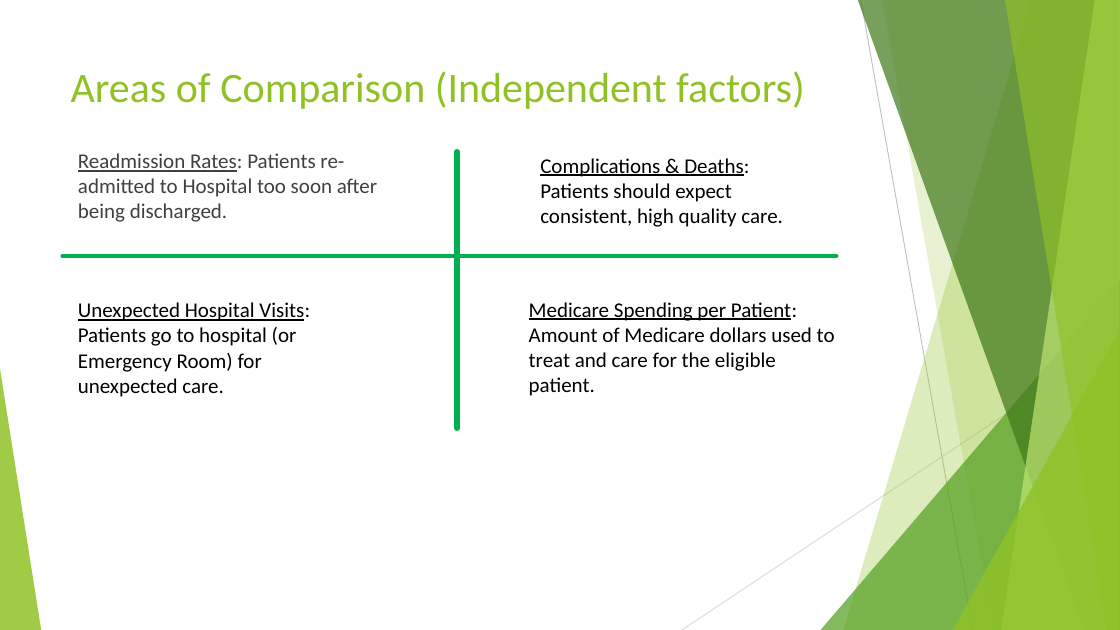
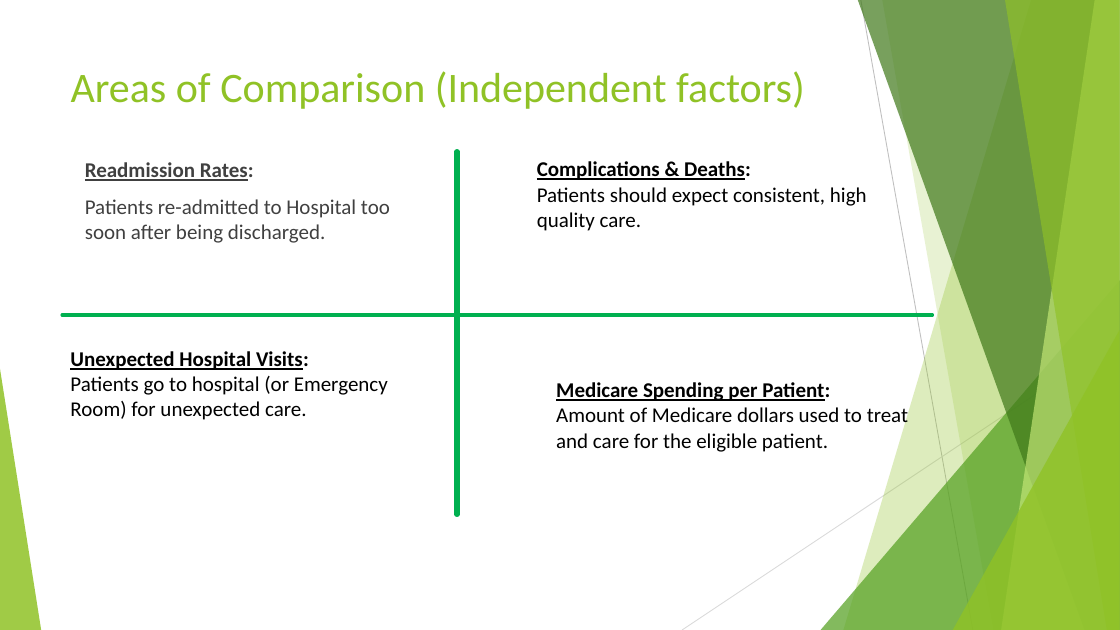
Before and after one commit to TedMur/SnakeBait, a slide deck: slide 3 of SnakeBitePresentation_cfoEdits2.pptx. Drawn at 1120x630 pixels with LibreOffice and Linux fonts; fonts in the diff are those of the drawing. Boxes give left, top, right and bottom in pixels: in the first picture for what was removed or moved away, otherwise in the second. Text is boxed around its words. In the diff, an @@ line names an element or a change of style, - is before the commit and + after.

```diff
--- a/SnakeBitePresentation_cfoEdits2.pptx
+++ b/SnakeBitePresentation_cfoEdits2.pptx
@@ text at (85, 162, 390, 243): text changed @@
-Readmission Rates: Patients re-admitted to Hospital too soon after being discharged.
+Readmission Rates:
+Patients re-admitted to Hospital too soon after being discharged.
@@ line moved from (457, 152) - (457, 429) to (457, 152) - (457, 514) @@
@@ text at (537, 161, 867, 231): text changed @@
-Complications & Deaths: Patients should expect consistent, high quality care.
+Complications & Deaths:
+Patients should expect consistent, high quality care.
@@ line moved from (62, 256) - (837, 256) to (62, 315) - (933, 315) @@
@@ text at (70, 351, 388, 420): text changed @@
-Unexpected Hospital Visits: Patients go to hospital (or Emergency Room) for unexpected care.
+Unexpected Hospital Visits:
+Patients go to hospital (or Emergency Room) for unexpected care.
@@ text "Medicare Spending per Patient:": place and size @@
-text "Medicare Spending per Patient:" at (529, 302, 835, 396)
+text "Medicare Spending per Patient:" at (556, 382, 908, 452)
@@ text at (556, 382, 830, 401): bold on in "Medicare Spending per Patient:" @@
```
Also in this commit, not shown: 5 other slides changed, 2 slides added, 1 slide removed.
